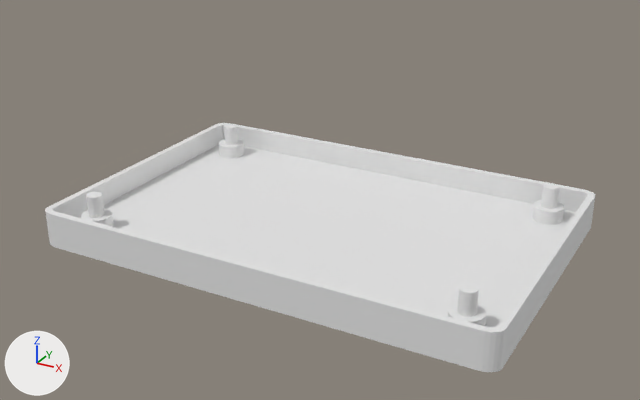
An edit to the Blender file box 1.blend, drawn before and after from the same camera.
Rendered twice from a camera (50 mm lens) standing at (64.8, -119.6, 65.8) and looking at (0.2, -2.3, 7.2). Every picture has the same lights, and +X, +Y and +Z are marked at lower left.

Names of what the first picture shows: '1 - Box Bottom', '2 - Columns x 4'.
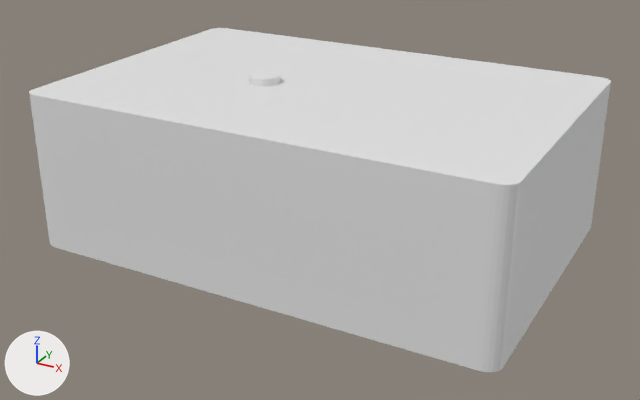
Changed parts and their boxes (x1, y1, x2, y2) in the pictures (640 x 400 px):
'1 - Box Top', added: after (29, 28, 611, 332)
'5 - Button', shown: after (249, 71, 280, 86)
'1 - Box Bottom', unchanged, covered by the edit: before (45, 123, 595, 372); after (45, 197, 595, 372)
'2 - Columns x 4', unchanged, covered by the edit: before (81, 124, 564, 326)

Edits to the bpy script that builds the scene:
```text
Add me_立方體_003:
    me_立方體_003.from_pydata(...)  # 168 vertices, 142 faces; spans x -39.0..39.0, y -26.0..26.0, z 0.0..20.0
Change ob_5___button:
    remove ob_5___button.hide_set(True)  # its collection is switched off
Add ob_1___box_top:
    ob_1___box_top = bpy.data.objects.new('1 - Box Top', me_立方體_003)
    ob_1___box_top.location = (0.0, 0.0, 26.0)
    ob_1___box_top.rotation_euler = (0.0, 3.142, 0.0)  # degrees (0, 180, 0)
```
